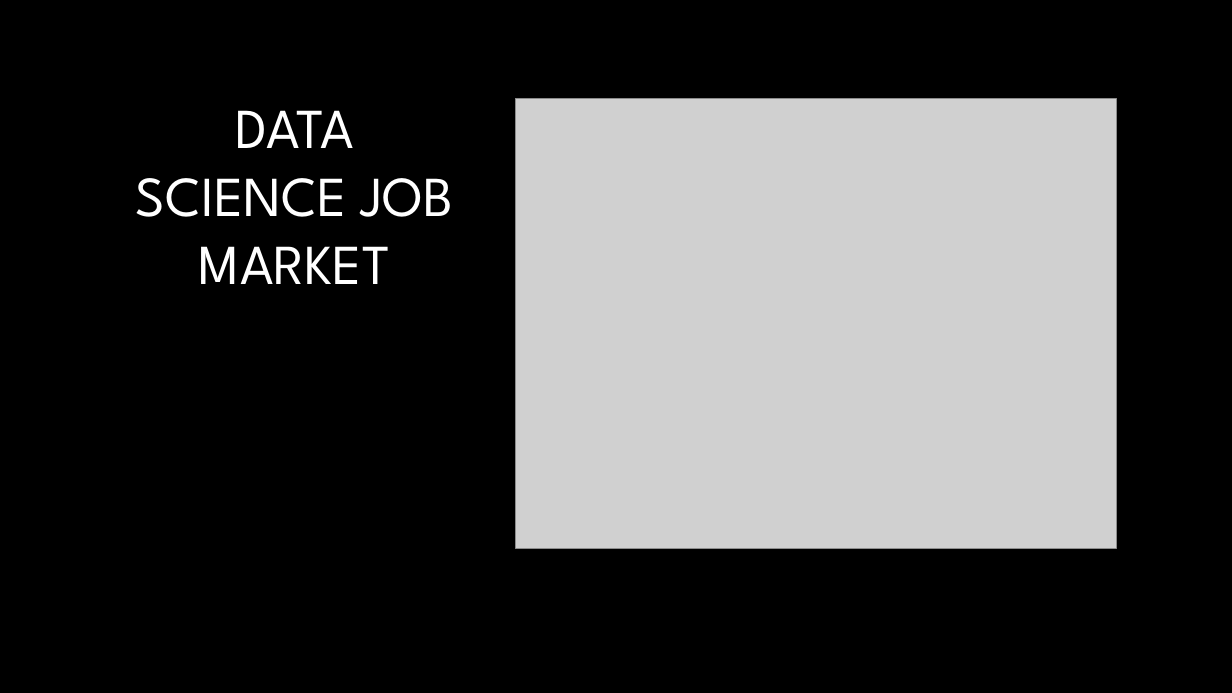
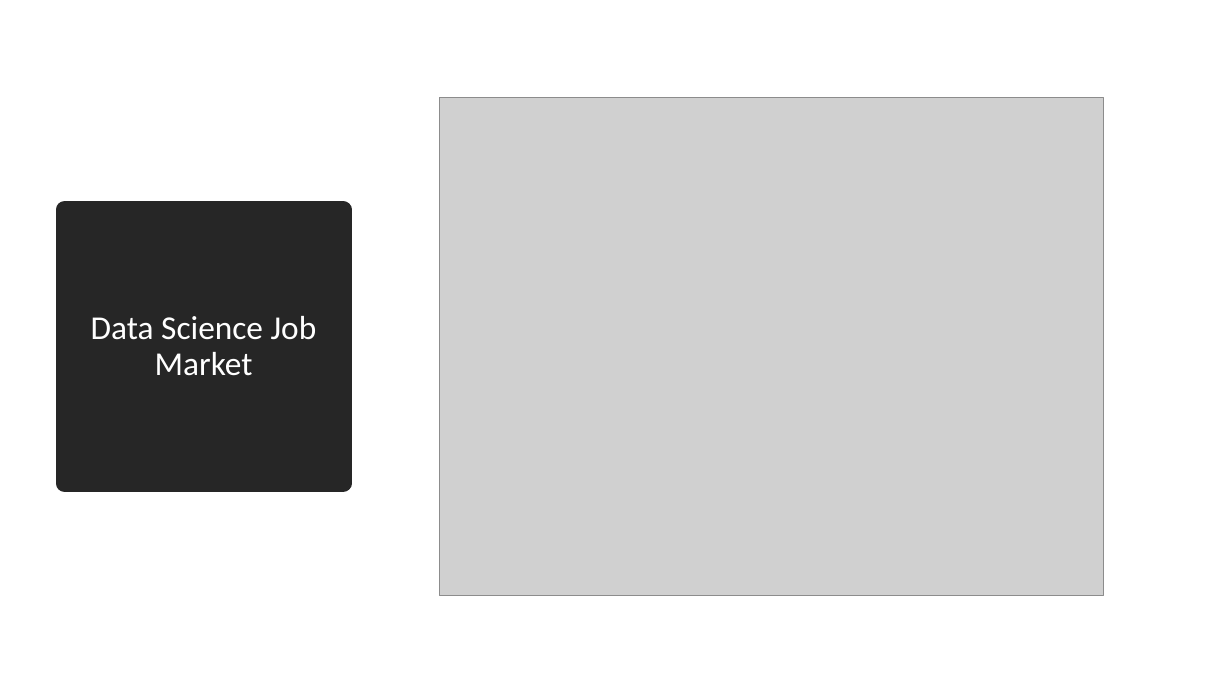
Before and after one commit to hopandskip/Data_Science_Job_Market, a slide deck: slide 1 of PresentationDS.pptx. Drawn at 1232x693 pixels with LibreOffice and Linux fonts; fonts in the diff are those of the drawing; grey boxes stand for pictures; background and template pictures are left out. Boxes give left, top, right and bottom in pixels: in the first picture for what was removed or moved away, otherwise in the second. Text is boxed around its words. In the diff, an @@ line names an element or a change of style, - is before the commit and + after.

```diff
--- a/PresentationDS.pptx
+++ b/PresentationDS.pptx
@@ background picture (left out) to #FFFFFF @@
@@ picture: place and size @@
-picture at (516,98,1116,548)
+picture at (439,97,1104,595)
@@ title "Data Science Job Market": place and size @@
-title "Data Science Job Market" at (136,110,453,284)
+title "Data Science Job Market" at (65,210,343,483)
@@ title "Data Science Job Market" at (65,210,343,483): vertical alignment bottom to middle; fill none to #262626; outline none to #262626 13.75 pt @@
@@ title at (91,316,317,376): text changed; size 44 to 26 pt; font League Spartan to Calibri; text colour gradient #FFFFFF to #A6A6A6 to #FFFFFF @@
-DATA SCIENCE JOB MARKET
+Data Science Job Market
```
Also in this commit, not shown: 2 other slides changed, 2 slides added.
